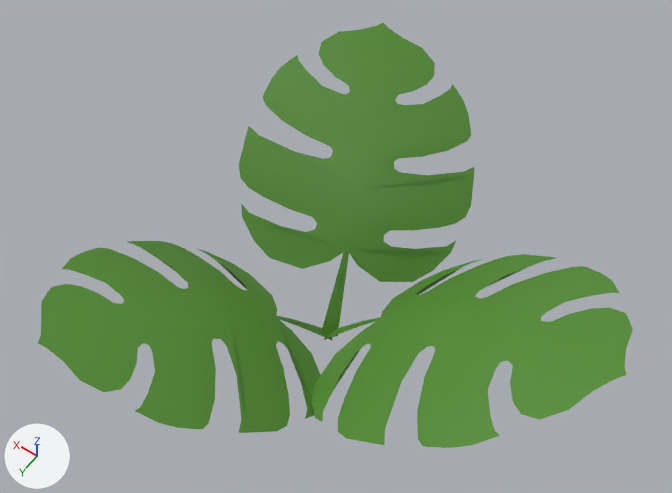
The Blender file blender/vegetation/monstera.blend as it was, and as the next commit left it.
Rendered twice from a 50 mm camera at (-1.23, 1.69, 3.28) aimed at (-0.01, -0.03, 0.58). Every picture has the same lights, and +X, +Y and +Z are marked at lower left. The same objects are shown in both versions, whatever each file hides.

Before the edit, the objects in view are built like this:
```python
me_plane_001 = bpy.data.meshes.new('Plane.001')
me_plane_001.from_pydata(...)  # 112 vertices, 16 faces, 4 loose edges; spans x -1.12..0.05, y -0.2..1.43, z 0.01..1.39
me_plane_001.polygons.foreach_set('use_smooth', [True] * 16)
me_plane_001.materials.append(mat_leaf_bush)  # green #548d30
me_plane_002 = bpy.data.meshes.new('Plane.002')
me_plane_002.from_pydata(...)  # 112 vertices, 16 faces, 4 loose edges; spans x -0.02..1.76, y -0.41..1.31, z 0.01..1.18
me_plane_002.polygons.foreach_set('use_smooth', [True] * 16)
me_plane_002.materials.append(mat_leaf_bush)  # green #548d30
me_plane_005 = bpy.data.meshes.new('Plane.005')
me_plane_005.from_pydata(...)  # 111 vertices, 16 faces, 4 loose edges; spans x -0.6..0.94, y -1.61..0.0, z 0.01..1.31
me_plane_005.polygons.foreach_set('use_smooth', [True] * 16)
me_plane_005.materials.append(mat_leaf_bush)  # green #548d30
ob_plane_001 = bpy.data.objects.new('Plane.001', me_plane_001)
ob_plane_001.location = (0.0, 0.0, 0.0)
ob_plane_001.rotation_euler = (0.149, -0.137, -9.945)  # degrees (8.5, -7.8, 150)
ob_plane_001.scale = (0.626, 0.626, 0.626)
ob_plane_002 = bpy.data.objects.new('Plane.002', me_plane_002)
ob_plane_002.location = (0.0, 0.0, 0.0)
ob_plane_002.rotation_euler = (0.0505, -0.115, -9.961)  # degrees (2.9, -6.6, 149)
ob_plane_002.scale = (0.626, 0.626, 0.626)
ob_plane_011 = bpy.data.objects.new('Plane.011', me_plane_005)
ob_plane_011.location = (0.0, 0.0, 0.0)
ob_plane_011.rotation_euler = (0.0505, -0.115, -9.961)  # degrees (2.9, -6.6, 149)
ob_plane_011.scale = (0.626, 0.626, 0.626)
```
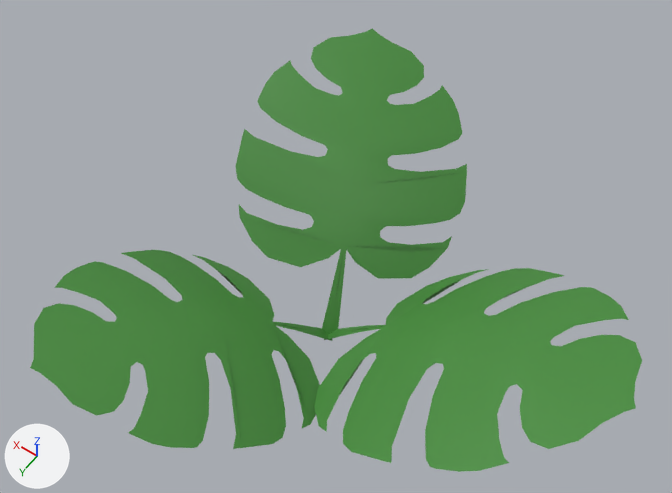
Boxes [x1, y1, x2, y2] around the edits, measured in the pictures (672 x 493 px):
'Plane.002', turned
    before: [311, 254, 633, 448]
    after: [314, 268, 642, 472]
'Plane.001', turned
    before: [239, 23, 474, 337]
    after: [236, 28, 467, 334]
'Plane.011', turned
    before: [38, 241, 333, 433]
    after: [30, 250, 333, 449]

Diff of the bpy script that builds the scene:
```diff
--- a/blender/vegetation/monstera.blend.py
+++ b/blender/vegetation/monstera.blend.py
@@ ob_plane_011 @@
 ob_plane_011.location = (0.0, 0.0, 0.0)
-ob_plane_011.rotation_euler = (0.0505, -0.115, -9.961)  # degrees (2.9, -6.6, 149)
+ob_plane_011.rotation_euler = (0.116, -0.0826, -9.963)  # degrees (6.6, -4.7, 149)
 ob_plane_011.scale = (0.626, 0.626, 0.626)
@@ ob_plane_001 @@
 ob_plane_001.location = (0.0, 0.0, 0.0)
-ob_plane_001.rotation_euler = (0.149, -0.137, -9.945)  # degrees (8.5, -7.8, 150)
+ob_plane_001.rotation_euler = (0.12, -0.234, -9.913)  # degrees (6.9, -13, 152)
 ob_plane_001.scale = (0.626, 0.626, 0.626)
@@ ob_plane_002 @@
 ob_plane_002.location = (0.0, 0.0, 0.0)
-ob_plane_002.rotation_euler = (0.0505, -0.115, -9.961)  # degrees (2.9, -6.6, 149)
+ob_plane_002.rotation_euler = (0.0153, -0.0418, -9.974)  # degrees (0.9, -2.4, 149)
 ob_plane_002.scale = (0.626, 0.626, 0.626)
```
